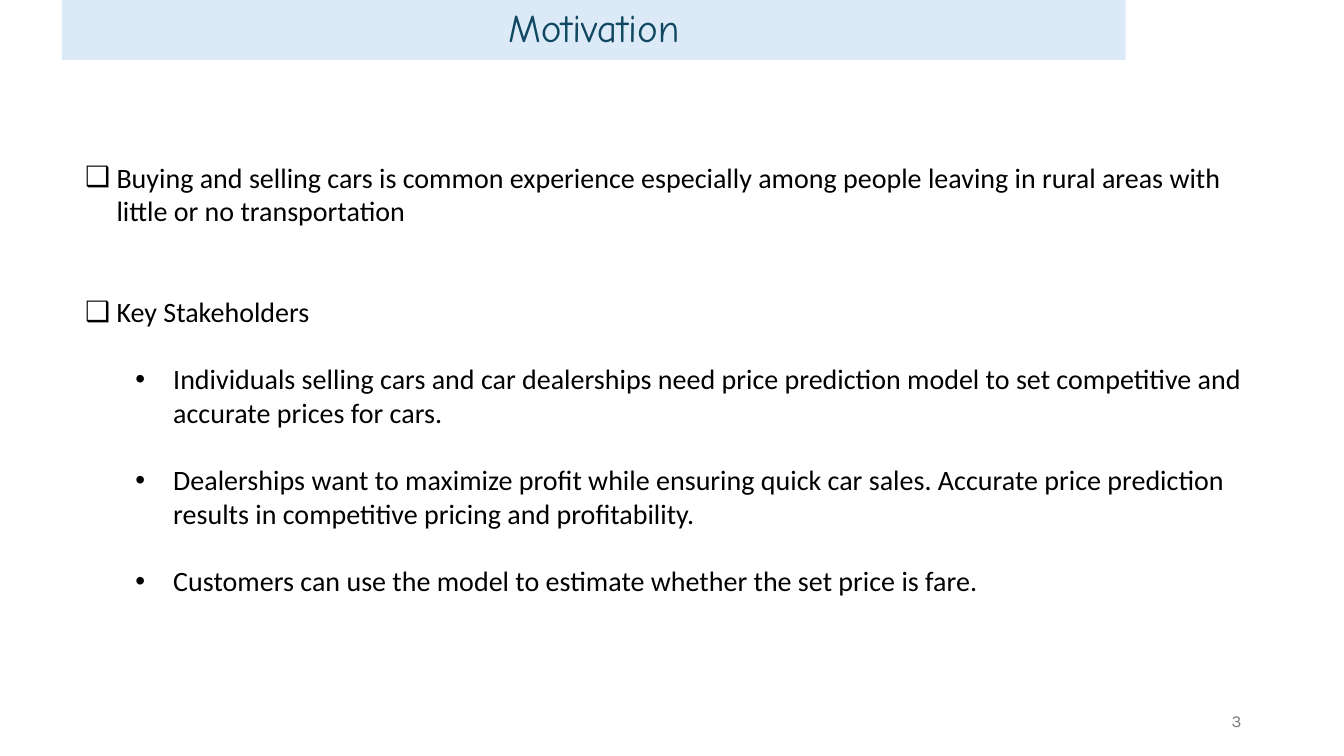
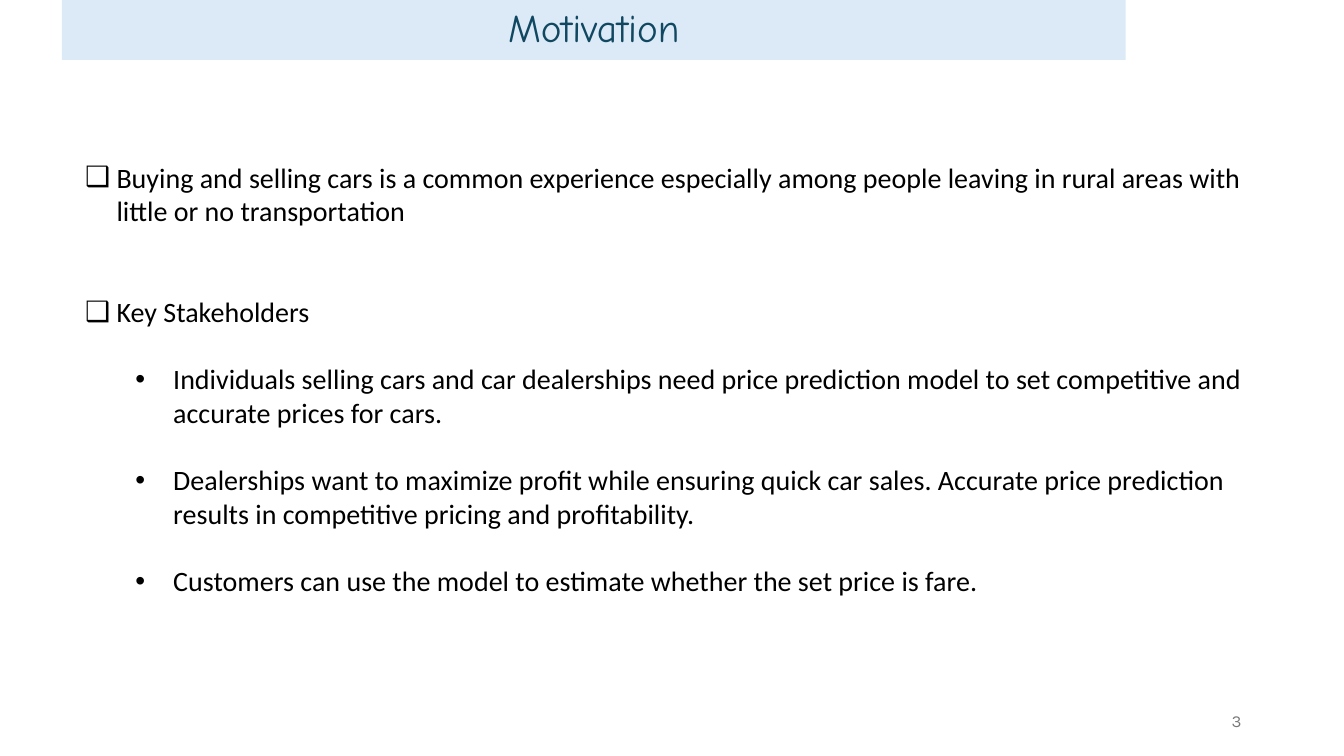
Before and after one commit to mariana-khach/Erdos_DSBootcamp_Fall2024_CarSalesPricePrediction, a slide deck: slide 3 of Report/Erdosfall2024_Car_sales_price_prediction_talk.pptx. Drawn at 1344x756 pixels with LibreOffice and Linux fonts; fonts in the diff are those of the drawing. Boxes give left, top, right and bottom in pixels: in the first picture for what was removed or moved away, otherwise in the second. Text is boxed around its words. In the diff, an @@ line names an element or a change of style, - is before the commit and + after.

```diff
--- a/Report/Erdosfall2024_Car_sales_price_prediction_talk.pptx
+++ b/Report/Erdosfall2024_Car_sales_price_prediction_talk.pptx
@@ text at [117,168,1240,226]: text changed @@
-❑ Buying and selling cars is common experience especially among people leaving in rural areas with little or no transportation
+❑ Buying and selling cars is a common experience especially among people leaving in rural areas with little or no transportation
```
Also in this commit, not shown: 3 other slides changed, 4 other files.
